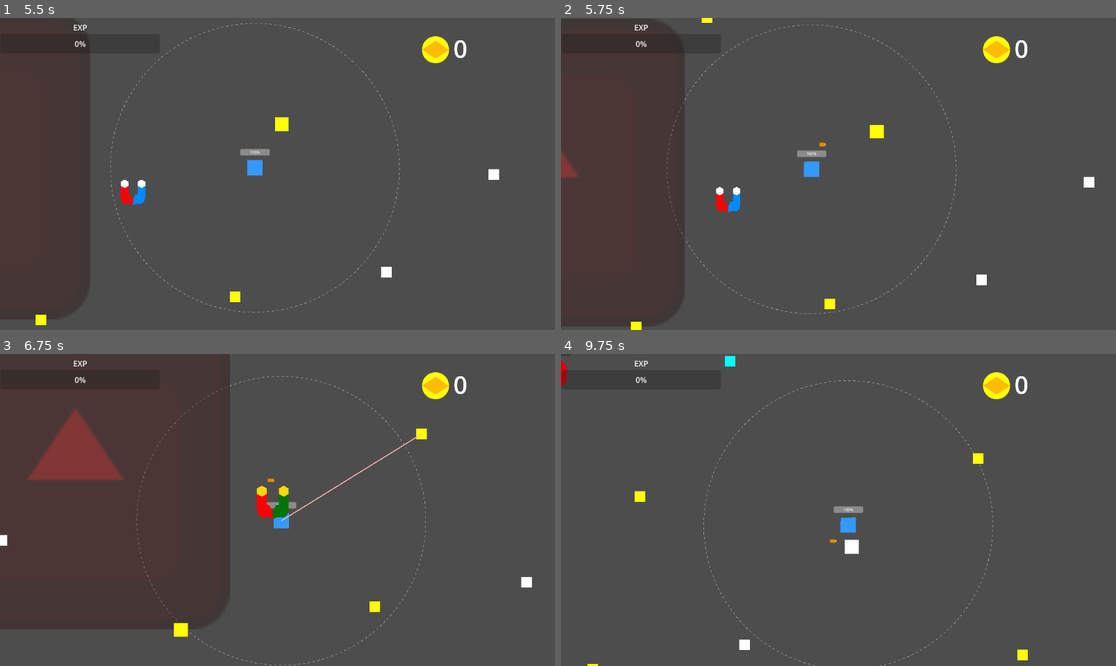
Above: before the commit, frames 1-4 (two rows, left to right).
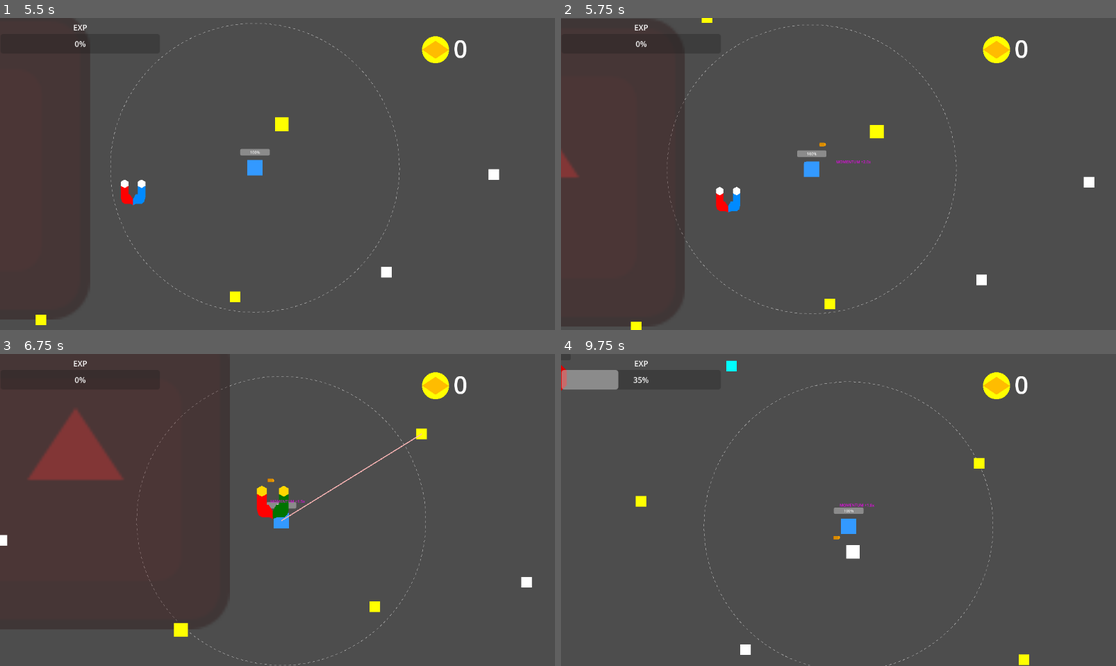
Above: after the commit, the same moments.

Repository: MusTea200/AFKMonsters
Game: Godot game, scene res://MainMenu.tscn
Two runs of this game, one before a commit and one after it. Both use one fixed random seed, a clock stepped at 60 frames per second and the inputs below. The engine's default icon, where the game draws it, is replaced by a stand-in: a white triangle on a blue panel in a dark square.
Inputs (mouse positions are in pixels of both pictures, inside the frame that each line leads up to):
- Up to frame 1 (5.5 s): click "Play" at 0.5 s; tap Enter at 1.25 s; move the mouse to (399, 158) at 1.27 s; hold Right (ui_right) 1.28-2.03 s; tap E every 0.75 s from 1.35 to 5.1 s; click (399, 158) at 1.42 s; tap Space at 1.52, 1.82, 2.27, 2.57, 3.77, 4.07, 4.52, 4.82, 5.27 s; move the mouse to (166, 189) at 2.02 s; hold Down (ui_down) 2.03-2.78 s; move the mouse to (333, 105) at 2.77 s; hold Right (ui_right) 2.78-3.53 s; move the mouse to (249, 236) at 3.52 s; hold Up (ui_up) 3.53-4.28 s; click (249, 236) at 3.67 s; move the mouse to (444, 220) at 4.27 s; hold Left (ui_left) from 4.28 s (still down); move the mouse to (111, 127) at 5.02 s
- Up to frame 2 (5.75 s): keep holding Left (ui_left); tap Space at 5.57 s
- Up to frame 3 (6.75 s): move the mouse to (305, 510) at 5.77 s; release Left (ui_left) at 5.78 s; hold Down (ui_down) 5.78-6.53 s; tap E at 5.85, 6.6 s; click (305, 510) at 5.92 s; move the mouse to (194, 432) at 6.52 s; hold Right (ui_right) from 6.53 s (still down)
- Up to frame 4 (9.75 s): tap Space at 6.77, 7.07, 7.52, 7.82, 8.27, 8.57 s; move the mouse to (960, 494) at 7.27 s; release Right (ui_right) at 7.28 s; hold Up (ui_up) 7.28-8.03 s; tap E every 0.75 s from 7.35 to 9.6 s; move the mouse to (727, 525) at 8.02 s; hold Right (ui_right) 8.03-8.78 s; click (727, 525) at 8.17 s; move the mouse to (894, 441) at 8.77 s; hold Down (ui_down) 8.78-9.53 s; move the mouse to (810, 572) at 9.52 s; hold Left (ui_left) from 9.53 s (still down)

Frame 1 is identical in both runs. In frame 2, less than 0.1% of the frame differs, in the area x 49-56%, y 45-47%; in frame 3, less than 0.1%; in frame 4, 1.6%, in the area x 0-85%, y 0-100%.

Commit message:
feat: Implement Momentum Damage, Phase Shield, and N-Gen Orbitals
- Fixed a crash in `RouletteMan.gd` by assigning global_position based on viewport rect instead of using an invalid UI preset function on a Sprite2D.
- Prevented blinding overlaps in `Redzone.gd` by setting a hard opacity ceiling (`min(0.5, ...)`).
- Implemented `Momentum Multiplier` in `CombatComponent.gd`. Damage now scales dynamically (up to 3x) based on the player's movement speed, showing a "MOMENTUM +X" visual.
- Implemented `Phase Shield` in `Player.gd` and `Enemy.gd`. When active, taking damage consumes a `shield_charge`, nullifying the damage and completely bypassing the bounce-back physics, allowing the player to "phase" through the enemy.
- Added `N-Gen Orbitals` in `Player.gd`. Geometric damage zones spawn based on `orbital_count` using $2\pi/n$ distribution. The rotation speed accelerates smoothly based on player's velocity.
- Expanded the Main Market (`ShopUI.tscn`, `ShopUI.gd`, `Global.gd`) to support purchasing permanent upgrades for Base Speed, Phase Shields, and Orbitals.
- Documented math algorithms and fixes in `MEMORY.md`.

Co-authored-by: MusTea200 <172600404+MusTea200@users.noreply.github.com>

Diff:
--- a/godot_project/CombatComponent.gd
+++ b/godot_project/CombatComponent.gd
@@ -40,6 +40,11 @@
 		shoot_timer.start()
 
 func take_damage(amount: float) -> void:
+	if player.shield_charges > 0:
+		player.shield_charges -= 1
+		_show_floating_text("PHASE SHIELD!", Color.CYAN)
+		return
+
 	if randf() < kacis_sansi:
 		# Dodged!
 		_show_floating_text("Dodge!", Color.AQUA)
@@ -136,6 +141,13 @@
 		var base_dir = player.global_position.direction_to(closest_enemy.global_position)
 		var spread_angle = 0.0 if player.is_jammed else deg_to_rad(15.0)
 
+		# Momentum Multiplier
+		var speed_ratio = player.linear_velocity.length() / player.max_speed
+		var momentum_mult = 1.0 + (speed_ratio * 2.0) # Up to 3x damage
+
+		if momentum_mult > 1.5:
+			_show_floating_text("MOMENTUM +" + str(snapped(momentum_mult, 0.1)) + "x", Color(1.0, 0.0, 1.0))
+
 		var start_angle = -spread_angle * (mermi_sayisi - 1) / 2.0
 		for i in range(mermi_sayisi):
 			var current_angle = start_angle + (spread_angle * i if mermi_sayisi > 1 else 0.0)
@@ -144,6 +156,7 @@
 			var bullet = player.bullet_scene.instantiate()
 			bullet.global_position = player.global_position
 			bullet.direction = final_dir
-			bullet.damage = mermi_hasari * combo_multiplier
+			# Apply combo and momentum
+			bullet.damage = mermi_hasari * combo_multiplier * momentum_mult
 			bullet.pierce_count = delip_gecme
 			scene_root.add_child(bullet)
--- a/godot_project/Enemy.gd
+++ b/godot_project/Enemy.gd
@@ -98,15 +98,19 @@
 			# Fast player = massive damage equivalent to their kinetic energy
 			_take_damage(player_kinetic_energy)
 		else:
-			# Slow player = player takes damage and bounces
-			body.take_damage(damage_amount)
-
-			# Check for Thorns
-			if "dikenli_deri" in body and body.dikenli_deri > 0:
-				_take_damage(body.dikenli_deri)
-
-			var bounce_dir = global_position.direction_to(body.global_position)
-			body.bounce_back(bounce_dir, bounce_force)
+			# Phase Shield check: If player has shield, don't bounce them, let them pass
+			if "shield_charges" in body and body.shield_charges > 0:
+				body.take_damage(damage_amount) # This will consume a charge but NOT bounce
+			else:
+				# Slow player = player takes damage and bounces
+				body.take_damage(damage_amount)
+
+				# Check for Thorns
+				if "dikenli_deri" in body and body.dikenli_deri > 0:
+					_take_damage(body.dikenli_deri)
+
+				var bounce_dir = global_position.direction_to(body.global_position)
+				body.bounce_back(bounce_dir, bounce_force)
 
 func _take_damage(amount: float, knock_dir: Vector2 = Vector2.ZERO) -> void:
 	current_health -= amount
--- a/godot_project/Global.gd
+++ b/godot_project/Global.gd
@@ -6,6 +6,9 @@
 var dongu_parcaciklari: int = 0
 var perm_max_health: float = 100.0
 var perm_starting_damage: float = 25.0
+var base_speed: float = 1200.0
+var shield_capacity: int = 0
+var orbital_count: int = 0
 var successful_loops: int = 0
 var roulette_universe_unlocked: bool = false
 
@@ -17,11 +20,14 @@
 var upgrade_levels = {
 	"health": 0,
 	"damage": 0,
-	"magnet": 0
+	"magnet": 0,
+	"speed": 0,
+	"shield": 0,
+	"orbital": 0
 }
 
 func get_upgrade_cost(type: String) -> int:
-	var base_costs = {"health": 100, "damage": 150, "magnet": 200}
+	var base_costs = {"health": 100, "damage": 150, "magnet": 200, "speed": 120, "shield": 500, "orbital": 300}
 	return int(base_costs[type] * pow(1.5, upgrade_levels[type]))
 
 func _ready() -> void:
@@ -32,6 +38,9 @@
 	config.set_value("Stats", "dongu_parcaciklari", dongu_parcaciklari)
 	config.set_value("Stats", "perm_max_health", perm_max_health)
 	config.set_value("Stats", "perm_starting_damage", perm_starting_damage)
+	config.set_value("Stats", "base_speed", base_speed)
+	config.set_value("Stats", "shield_capacity", shield_capacity)
+	config.set_value("Stats", "orbital_count", orbital_count)
 	config.set_value("Stats", "successful_loops", successful_loops)
 	config.set_value("Stats", "roulette_universe_unlocked", roulette_universe_unlocked)
 	config.set_value("Stats", "upgrade_levels", upgrade_levels)
@@ -43,9 +52,12 @@
 		dongu_parcaciklari = config.get_value("Stats", "dongu_parcaciklari", 0)
 		perm_max_health = config.get_value("Stats", "perm_max_health", 100.0)
 		perm_starting_damage = config.get_value("Stats", "perm_starting_damage", 25.0)
+		base_speed = config.get_value("Stats", "base_speed", 1200.0)
+		shield_capacity = config.get_value("Stats", "shield_capacity", 0)
+		orbital_count = config.get_value("Stats", "orbital_count", 0)
 		successful_loops = config.get_value("Stats", "successful_loops", 0)
 		roulette_universe_unlocked = config.get_value("Stats", "roulette_universe_unlocked", false)
-		upgrade_levels = config.get_value("Stats", "upgrade_levels", {"health": 0, "damage": 0, "magnet": 0})
+		upgrade_levels = config.get_value("Stats", "upgrade_levels", {"health": 0, "damage": 0, "magnet": 0, "speed": 0, "shield": 0, "orbital": 0})
 
 func start_run() -> void:
 	current_run_kills = 0
--- a/godot_project/Player.gd
+++ b/godot_project/Player.gd
@@ -18,6 +18,13 @@
 var camera: Camera2D
 var is_stunned: bool = false
 var is_jammed: bool = false
+var shield_charges: int = 0
+var orbit_count: int = 0
+var orbit_radius: float = 120.0
+var orbital_angle_offset: float = 0.0
+
+var orbitals: Array = []
+
 var stun_icon: Sprite2D
 @export var min_zoom: float = 0.5
 @export var max_zoom: float = 3.0
@@ -32,6 +39,10 @@
 
 func _ready() -> void:
 	max_health = Global.perm_max_health
+	max_speed = Global.base_speed
+	shield_charges = Global.shield_capacity
+	orbit_count = Global.orbital_count
+	_create_orbitals()
 	current_health = max_health
 	Global.start_run()
 	gravity_scale = 0.0
@@ -118,6 +129,16 @@
 	_update_ropes()
 	combat_comp.process_combat(delta)
 	_update_targeting()
+	# Update Orbitals Geometry
+	if orbitals.size() > 0:
+		var speed_factor = linear_velocity.length() / max_speed
+		var rot_speed = 2.0 + speed_factor * 8.0 # Faster when moving
+		orbital_angle_offset += rot_speed * delta
+
+		for i in range(orbitals.size()):
+			var angle = orbital_angle_offset + (i * 2.0 * PI / orbitals.size())
+			orbitals[i].global_position = global_position + Vector2(cos(angle), sin(angle)) * orbit_radius
+
 	queue_redraw()
 
 func _integrate_forces(state: PhysicsDirectBodyState2D) -> void:
@@ -325,3 +346,40 @@
 	is_stunned = false
 	if is_instance_valid(stun_icon):
 		stun_icon.queue_free()
+
+func _create_orbitals() -> void:
+	for i in range(orbit_count):
+		var orb = Area2D.new()
+		var col = CollisionShape2D.new()
+		var shape = CircleShape2D.new()
+		shape.radius = 15.0
+		col.shape = shape
+		orb.add_child(col)
+
+		var mesh = MeshInstance2D.new()
+		var quad = QuadMesh.new()
+		quad.size = Vector2(20, 20)
+		mesh.mesh = quad
+		mesh.modulate = Color(0.0, 1.0, 1.0, 0.8) # Cyan Neon
+		orb.add_child(mesh)
+
+		orb.area_entered.connect(self._on_orbital_hit.bind(orb))
+		get_tree().current_scene.call_deferred("add_child", orb)
+		orbitals.append(orb)
+
+func _on_orbital_hit(area: Area2D, orb: Area2D) -> void:
+	if area is Enemy:
+		area._take_damage(combat_comp.mermi_hasari * 2.0)
+
+		# Juice: Sparks
+		var sparks = CPUParticles2D.new()
+		sparks.emitting = false
+		sparks.one_shot = true
+		sparks.lifetime = 0.3
+		sparks.spread = 180.0
+		sparks.initial_velocity_min = 100.0
+		sparks.initial_velocity_max = 200.0
+		sparks.color = Color.CYAN
+		get_tree().current_scene.add_child(sparks)
+		sparks.global_position = orb.global_position
+		sparks.emitting = true
--- a/godot_project/Redzone.gd
+++ b/godot_project/Redzone.gd
@@ -35,7 +35,7 @@
 		if not debuff_active:
 			_apply_debuff()
 
-		visual.modulate.a = min(0.8, 0.3 + (inside_time * 0.1))
+		visual.modulate.a = min(0.5, 0.3 + (inside_time * 0.1))
 	else:
 		if debuff_active:
 			debuff_timer -= delta
--- a/godot_project/RouletteMan.gd
+++ b/godot_project/RouletteMan.gd
@@ -120,7 +120,7 @@
 	vortex.modulate = Color(0.5, 0.0, 1.0, 0.8)
 	vortex.scale = Vector2(0.1, 0.1)
 	get_tree().current_scene.find_child("CanvasLayer", true, false).add_child(vortex)
-	vortex.set_anchors_and_offsets_preset(Control.PRESET_CENTER)
+	vortex.global_position = get_viewport_rect().size / 2.0
 
 	var v_tween = create_tween()
 	v_tween.set_parallel(true)
--- a/godot_project/ShopUI.gd
+++ b/godot_project/ShopUI.gd
@@ -99,6 +99,12 @@
 				Global.perm_max_health += 20.0
 			"damage":
 				Global.perm_starting_damage += 10.0
+			"speed":
+				Global.base_speed += 100.0
+			"shield":
+				Global.shield_capacity += 1
+			"orbital":
+				Global.orbital_count += 1
 
 		Global.save_game()
 
--- a/godot_project/ShopUI.tscn
+++ b/godot_project/ShopUI.tscn
@@ -208,6 +208,130 @@
 theme_override_fonts/font = SubResource("SystemFont_mono")
 text = "Satın Al"
 
+
+[node name="ItemSpeed" type="PanelContainer" parent="VBoxContainer/ScrollContainer/GridContainer"]
+layout_mode = 2
+size_flags_horizontal = 3
+theme_override_styles/panel = SubResource("StyleBoxFlat_glass")
+metadata/upgrade_type = "speed"
+
+[node name="HBox" type="HBoxContainer" parent="VBoxContainer/ScrollContainer/GridContainer/ItemSpeed"]
+layout_mode = 2
+theme_override_constants/separation = 15
+
+[node name="Icon" type="ColorRect" parent="VBoxContainer/ScrollContainer/GridContainer/ItemSpeed/HBox"]
+custom_minimum_size = Vector2(64, 64)
+layout_mode = 2
+size_flags_vertical = 4
+color = Color(0.2, 0.9, 0.2, 1)
+
+[node name="VBox" type="VBoxContainer" parent="VBoxContainer/ScrollContainer/GridContainer/ItemSpeed/HBox"]
+layout_mode = 2
+alignment = 1
+
+[node name="NameLabel" type="Label" parent="VBoxContainer/ScrollContainer/GridContainer/ItemSpeed/HBox/VBox"]
+layout_mode = 2
+theme_override_fonts/font = SubResource("SystemFont_mono")
+theme_override_colors/font_color = Color(0, 1, 1, 1)
+text = "Temel Hız"
+
+[node name="LvlBar" type="HBoxContainer" parent="VBoxContainer/ScrollContainer/GridContainer/ItemSpeed/HBox/VBox"]
+layout_mode = 2
+
+[node name="PriceLabel" type="Label" parent="VBoxContainer/ScrollContainer/GridContainer/ItemSpeed/HBox/VBox"]
+layout_mode = 2
+theme_override_fonts/font = SubResource("SystemFont_mono")
+text = "Fiyat: 120"
+
+[node name="BuyButton" type="Button" parent="VBoxContainer/ScrollContainer/GridContainer/ItemSpeed/HBox"]
+layout_mode = 2
+size_flags_horizontal = 10
+size_flags_vertical = 4
+theme_override_fonts/font = SubResource("SystemFont_mono")
+text = "Satın Al"
+
+[node name="ItemShield" type="PanelContainer" parent="VBoxContainer/ScrollContainer/GridContainer"]
+layout_mode = 2
+size_flags_horizontal = 3
+theme_override_styles/panel = SubResource("StyleBoxFlat_glass")
+metadata/upgrade_type = "shield"
+
+[node name="HBox" type="HBoxContainer" parent="VBoxContainer/ScrollContainer/GridContainer/ItemShield"]
+layout_mode = 2
+theme_override_constants/separation = 15
+
+[node name="Icon" type="ColorRect" parent="VBoxContainer/ScrollContainer/GridContainer/ItemShield/HBox"]
+custom_minimum_size = Vector2(64, 64)
+layout_mode = 2
+size_flags_vertical = 4
+color = Color(0.9, 0.9, 0.9, 1)
+
+[node name="VBox" type="VBoxContainer" parent="VBoxContainer/ScrollContainer/GridContainer/ItemShield/HBox"]
+layout_mode = 2
+alignment = 1
+
+[node name="NameLabel" type="Label" parent="VBoxContainer/ScrollContainer/GridContainer/ItemShield/HBox/VBox"]
+layout_mode = 2
+theme_override_fonts/font = SubResource("SystemFont_mono")
+theme_override_colors/font_color = Color(0, 1, 1, 1)
+text = "Faz Kalkanı"
+
+[node name="LvlBar" type="HBoxContainer" parent="VBoxContainer/ScrollContainer/GridContainer/ItemShield/HBox/VBox"]
+layout_mode = 2
+
+[node name="PriceLabel" type="Label" parent="VBoxContainer/ScrollContainer/GridContainer/ItemShield/HBox/VBox"]
+layout_mode = 2
+theme_override_fonts/font = SubResource("SystemFont_mono")
+text = "Fiyat: 500"
+
+[node name="BuyButton" type="Button" parent="VBoxContainer/ScrollContainer/GridContainer/ItemShield/HBox"]
+layout_mode = 2
+size_flags_horizontal = 10
+size_flags_vertical = 4
+theme_override_fonts/font = SubResource("SystemFont_mono")
+text = "Satın Al"
+
+[node name="ItemOrbital" type="PanelContainer" parent="VBoxContainer/ScrollContainer/GridContainer"]
+layout_mode = 2
+size_flags_horizontal = 3
+theme_override_styles/panel = SubResource("StyleBoxFlat_glass")
+metadata/upgrade_type = "orbital"
+
+[node name="HBox" type="HBoxContainer" parent="VBoxContainer/ScrollContainer/GridContainer/ItemOrbital"]
+layout_mode = 2
+theme_override_constants/separation = 15
+
+[node name="Icon" type="ColorRect" parent="VBoxContainer/ScrollContainer/GridContainer/ItemOrbital/HBox"]
+custom_minimum_size = Vector2(64, 64)
+layout_mode = 2
+size_flags_vertical = 4
+color = Color(1.0, 0.0, 1.0, 1)
+
+[node name="VBox" type="VBoxContainer" parent="VBoxContainer/ScrollContainer/GridContainer/ItemOrbital/HBox"]
+layout_mode = 2
+alignment = 1
+
+[node name="NameLabel" type="Label" parent="VBoxContainer/ScrollContainer/GridContainer/ItemOrbital/HBox/VBox"]
+layout_mode = 2
+theme_override_fonts/font = SubResource("SystemFont_mono")
+theme_override_colors/font_color = Color(0, 1, 1, 1)
+text = "N-Gen Orbitalleri"
+
+[node name="LvlBar" type="HBoxContainer" parent="VBoxContainer/ScrollContainer/GridContainer/ItemOrbital/HBox/VBox"]
+layout_mode = 2
+
+[node name="PriceLabel" type="Label" parent="VBoxContainer/ScrollContainer/GridContainer/ItemOrbital/HBox/VBox"]
+layout_mode = 2
+theme_override_fonts/font = SubResource("SystemFont_mono")
+text = "Fiyat: 300"
+
+[node name="BuyButton" type="Button" parent="VBoxContainer/ScrollContainer/GridContainer/ItemOrbital/HBox"]
+layout_mode = 2
+size_flags_horizontal = 10
+size_flags_vertical = 4
+theme_override_fonts/font = SubResource("SystemFont_mono")
+text = "Satın Al"
+
 [node name="Footer" type="HBoxContainer" parent="VBoxContainer"]
 layout_mode = 2
 alignment = 1
Not shown, changed: godot_project/MEMORY.md
